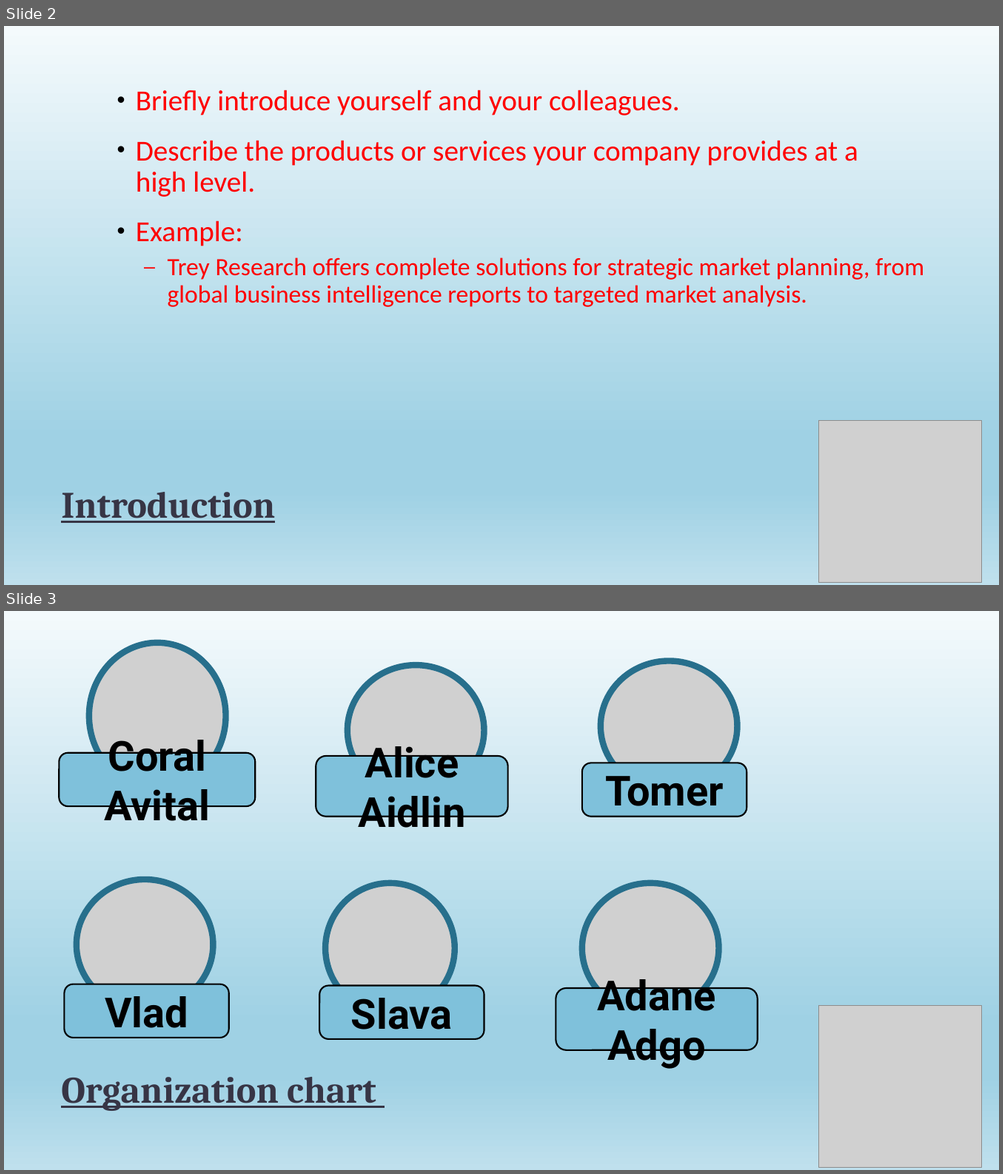
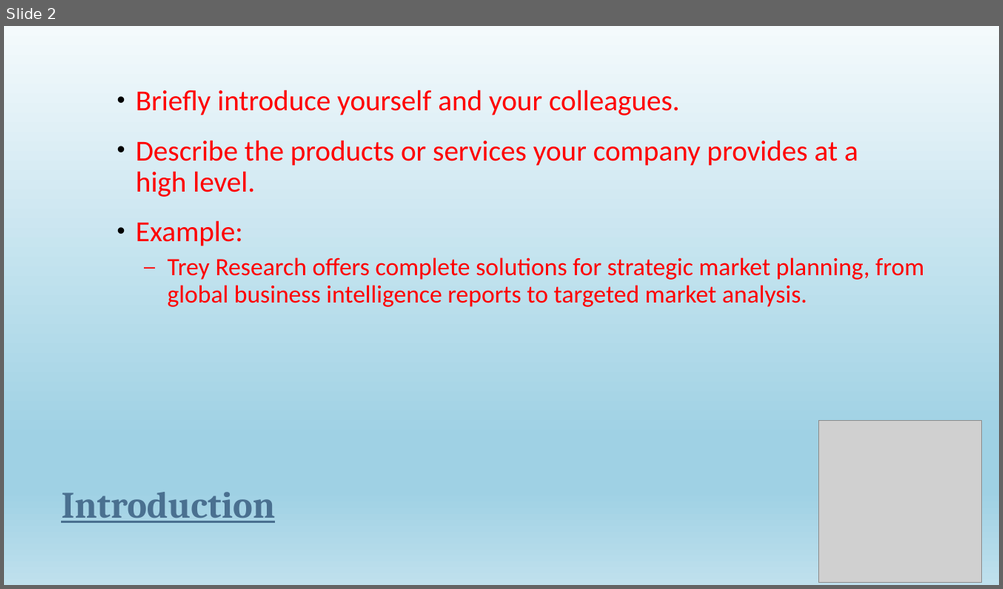
Before and after one commit to Adaneadgo/Pack4u, a slide deck: Pack4U.pptx. Shown one above the other, each under a label of ours: slides 2 and 3 before the commit, slide 2 after it. The pictures are 1003x1174 and 1003x589 pixels, drawn with LibreOffice and Linux fonts; fonts in the diff are those of the drawing; grey boxes stand for pictures. Boxes give left, top, right and bottom in pixels: in the first picture for what was removed or moved away, otherwise in the second. Text is boxed around its words. In the diff, an @@ line names an element or a change of style, - is before the commit and + after.

```diff
--- a/Pack4U.pptx
+++ b/Pack4U.pptx
@@ slide 3 removed at box(4, 611, 999, 1170), background gradient #F5F8FA to #EBF1F5 to #CEDBE6; not listed: 1 template element that a slide beside it also shows @@
@@ picture removed at box(89, 643, 225, 789) @@
@@ picture removed at box(347, 666, 484, 796) @@
@@ picture removed at box(600, 661, 737, 792) @@
@@ rounded rectangle removed at box(60, 753, 256, 806) @@
-Coral Avital
@@ rounded rectangle removed at box(316, 756, 508, 816) @@
-Alice Aidlin
@@ rounded rectangle removed at box(581, 763, 745, 817) @@
-Tomer
@@ picture removed at box(77, 880, 213, 1010) @@
@@ picture removed at box(326, 883, 455, 1014) @@
@@ picture removed at box(581, 883, 718, 1014) @@
@@ rounded rectangle removed at box(65, 985, 228, 1039) @@
-Vlad
@@ rounded rectangle removed at box(319, 986, 484, 1040) @@
-Slava
@@ rounded rectangle removed at box(555, 988, 757, 1051) @@
-Adane Adgo
@@ picture removed at box(819, 1005, 982, 1168) @@
@@ title removed at box(61, 1077, 376, 1111) @@
-Organization chart
@@ slide 2 changed as well @@
@@ title "Introduction" at box(61, 492, 275, 523): text colour #373545 to #4A7090 @@
```
Also in this commit, not shown: 12 other slides changed, 2 slides added, 2 other slides removed.
